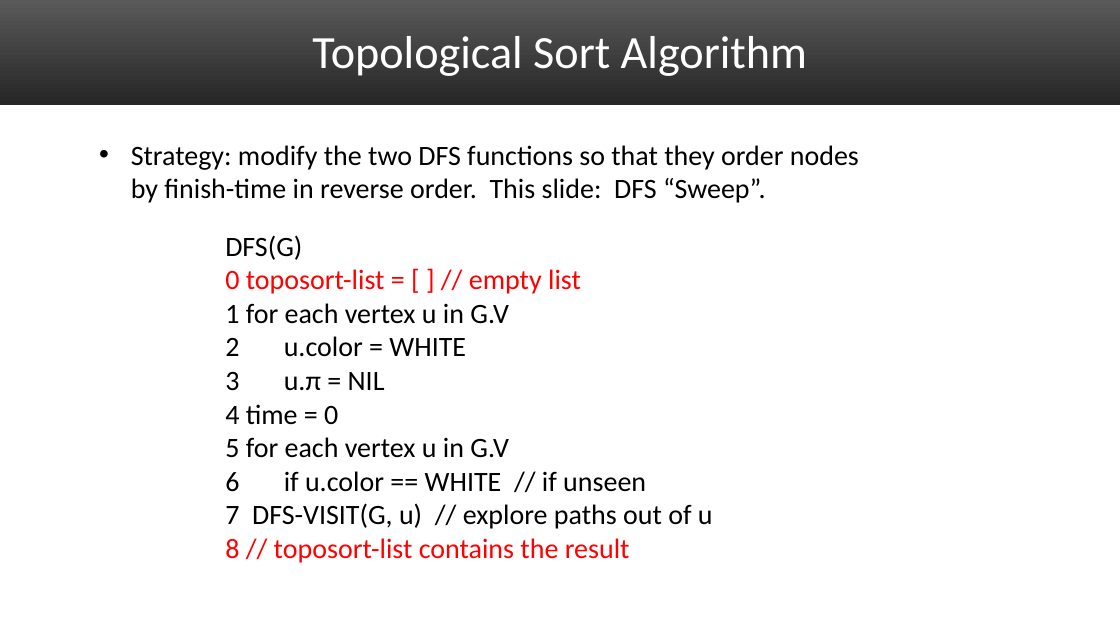
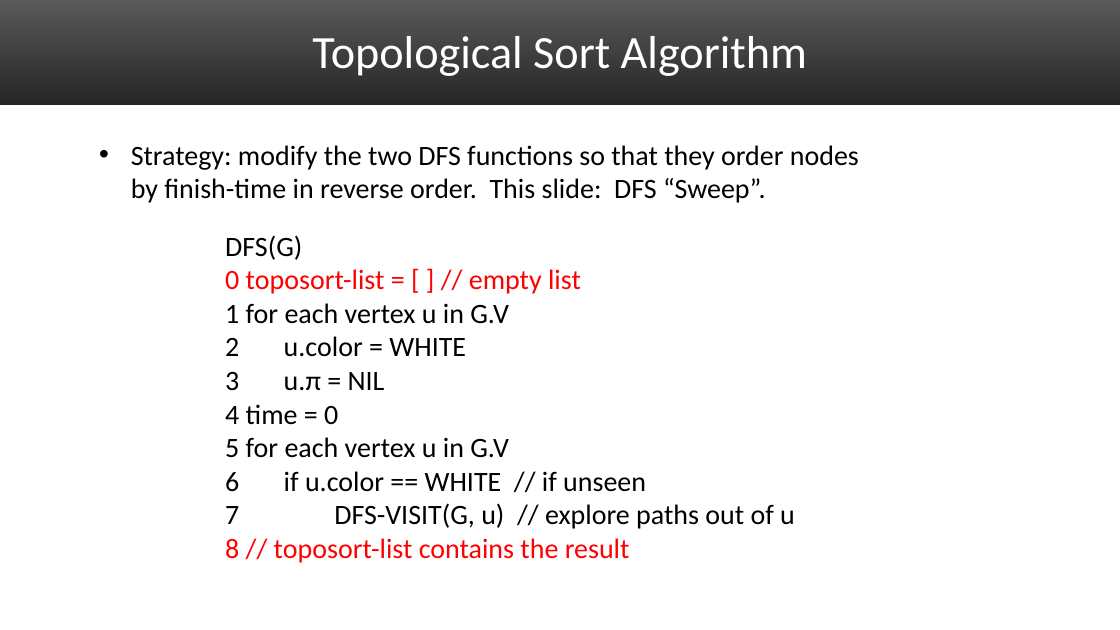
Before and after one commit to uva-cs/cs4102-f21, a slide deck: slide 7 of slides/graphs-topoSort-connComponents.pptx. Drawn at 1120x630 pixels with LibreOffice and Linux fonts; fonts in the diff are those of the drawing. Boxes give left, top, right and bottom in pixels: in the first picture for what was removed or moved away, otherwise in the second. Text is boxed around its words. In the diff, an @@ line names an element or a change of style, - is before the commit and + after.

```diff
--- a/slides/graphs-topoSort-connComponents.pptx
+++ b/slides/graphs-topoSort-connComponents.pptx
@@ text "DFS(G)" rewrapped from (225, 235, 713, 563) to (225, 235, 795, 563) @@
```
Also in this commit, not shown: 4 other files.
